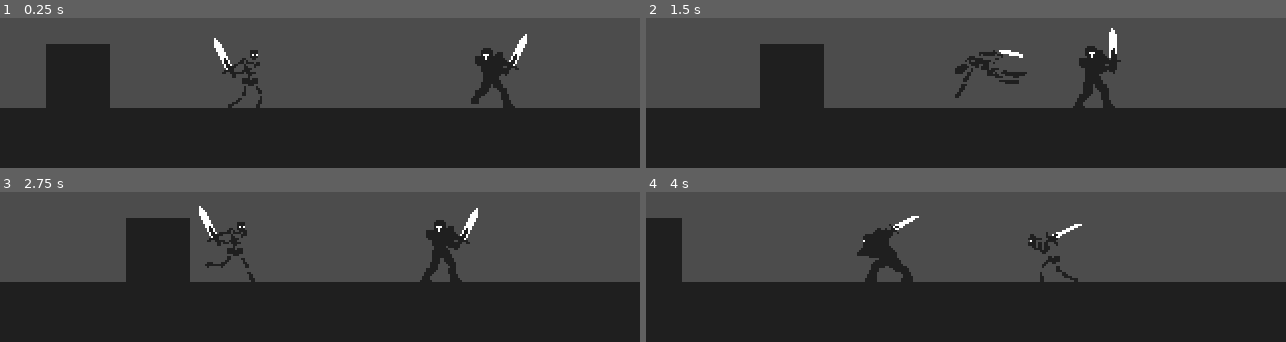
Above: before the commit, frames 1-4 (two rows, left to right).
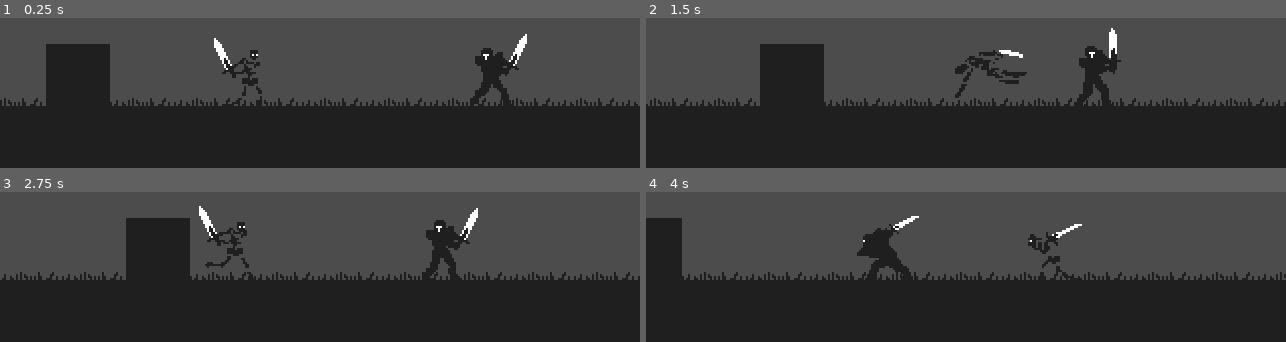
Above: after the commit, the same moments.

Repository: dw3nt/hb-grave-in-godot
Game: Godot game, scene res://Graveyard.tscn
Two runs of this game, one before a commit and one after it. Both use one fixed random seed, a clock stepped at 60 frames per second and the inputs below.
Inputs:
- Up to frame 1 (0.25 s): no input
- Up to frame 2 (1.5 s): hold D (move_right) 0.53-1.28 s; tap K (attack) at 0.6 s; hold A (move_left) from 1.28 s (still down); tap Space (roll) at 1.35 s
- Up to frame 3 (2.75 s): release A (move_left) at 2.03 s; hold D (move_right) from 2.03 s (still down); tap K (attack) at 2.1 s
- Up to frame 4 (4 s): tap Space (roll) at 2.85 s; release D (move_right) at 3.53 s; hold A (move_left) from 3.53 s (still down); tap K (attack) at 3.6 s

The runs differ from the first frame. In frame 1, 2.6% of the frame differs, in the area x 0-100%, y 53-60%; in frame 2, 2.6%; in frame 3, 2.6%; in frame 4, 2.7%, in the area x 5-100%, y 53-60%.

Commit message:
add grass to level

Diff:
--- a/Graveyard.tscn
+++ b/Graveyard.tscn
@@ -1,27 +1,36 @@
-[gd_scene load_steps=4 format=2]
+[gd_scene load_steps=5 format=2]
 
 [ext_resource path="res://Wall.tscn" type="PackedScene" id=1]
-[ext_resource path="res://Knight.tscn" type="PackedScene" id=2]
-[ext_resource path="res://Skeleton.tscn" type="PackedScene" id=3]
+[ext_resource path="res://assets/sprites/environment/s_grass.png" type="Texture" id=2]
+[ext_resource path="res://Knight.tscn" type="PackedScene" id=3]
+[ext_resource path="res://Skeleton.tscn" type="PackedScene" id=4]
 
 [node name="Graveyard" type="Node"]
 
-[node name="Walls" type="Node2D" parent="."]
+[node name="Environment" type="Node2D" parent="."]
 
-[node name="WallLeft" parent="Walls" instance=ExtResource( 1 )]
+[node name="WallLeft" parent="Environment" instance=ExtResource( 1 )]
 position = Vector2( 16, 144 )
 
-[node name="WallRight" parent="Walls" instance=ExtResource( 1 )]
+[node name="WallRight" parent="Environment" instance=ExtResource( 1 )]
 position = Vector2( 1008, 144 )
 
-[node name="Ground" parent="Walls" instance=ExtResource( 1 )]
+[node name="Ground" parent="Environment" instance=ExtResource( 1 )]
 position = Vector2( 496, 176 )
 scale = Vector2( 44, 1 )
 
+[node name="Grass" type="TextureRect" parent="Environment"]
+margin_left = -208.0
+margin_top = 128.0
+margin_right = 1200.0
+margin_bottom = 168.0
+texture = ExtResource( 2 )
+stretch_mode = 2
+
 [node name="Enemies" type="Node2D" parent="."]
 
-[node name="Knight" parent="Enemies" instance=ExtResource( 2 )]
+[node name="Knight" parent="Enemies" instance=ExtResource( 3 )]
 position = Vector2( 236, 136 )
 
-[node name="Skeleton" parent="." instance=ExtResource( 3 )]
+[node name="Skeleton" parent="." instance=ExtResource( 4 )]
 position = Vector2( 96, 136 )
